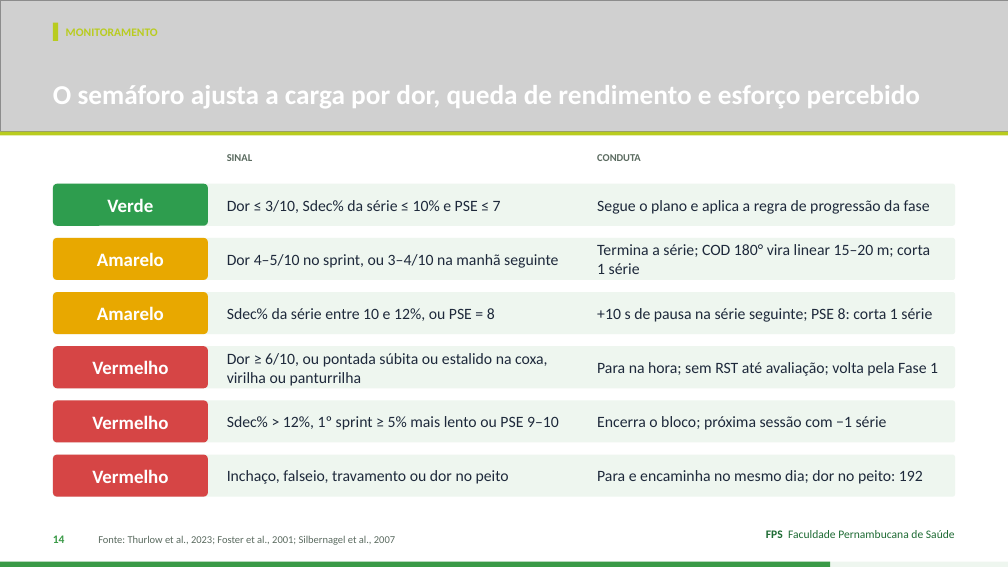
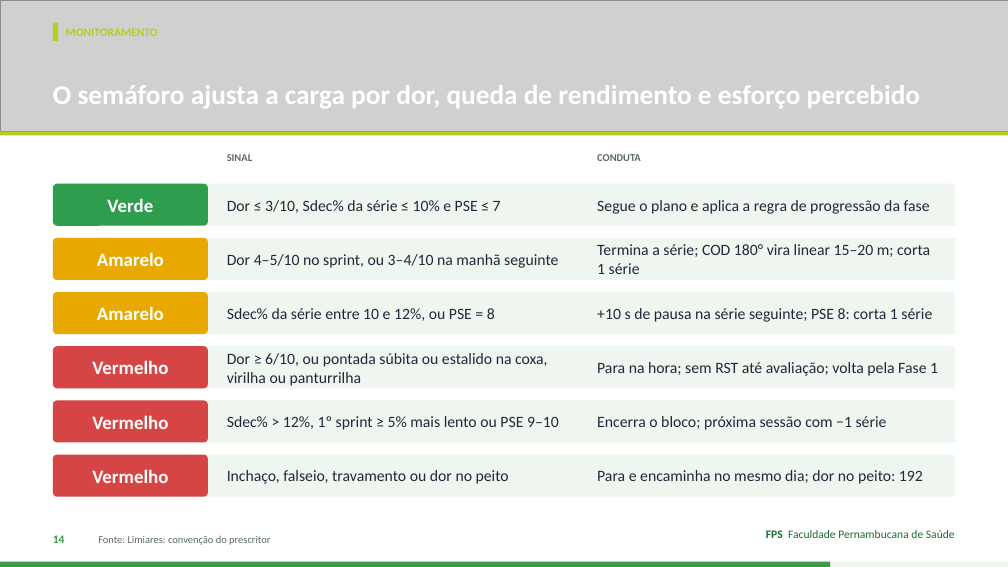
Before and after one commit to Institutomoraisandrade/CRM, a slide deck: slide 14 of trabalho-fps/trabalhos/2026-11-11-handebol-rsa/apresentacao.pptx. Drawn at 1008x567 pixels with LibreOffice and Linux fonts; fonts in the diff are those of the drawing; grey boxes stand for pictures. Boxes give left, top, right and bottom in pixels: in the first picture for what was removed or moved away, otherwise in the second. Text is boxed around its words. In the diff, an @@ line names an element or a change of style, - is before the commit and + after.

```diff
--- a/trabalho-fps/trabalhos/2026-11-11-handebol-rsa/apresentacao.pptx
+++ b/trabalho-fps/trabalhos/2026-11-11-handebol-rsa/apresentacao.pptx
@@ text at box(98, 536, 270, 545): text changed @@
-Fonte: Thurlow et al., 2023; Foster et al., 2001; Silbernagel et al., 2007
+Fonte: Limiares: convenção do prescritor
```
Also in this commit, not shown: 10 other slides changed, 2 other files.
